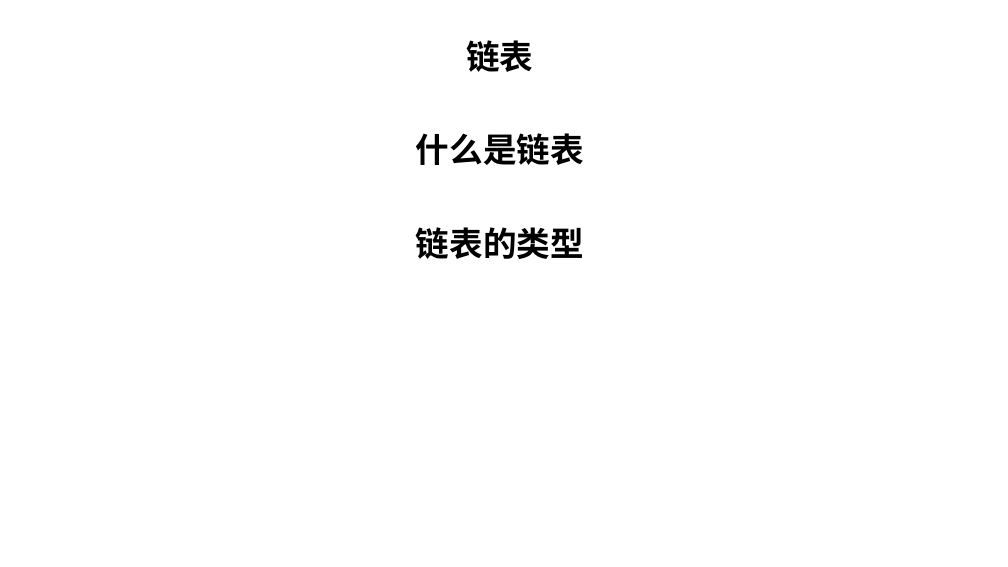
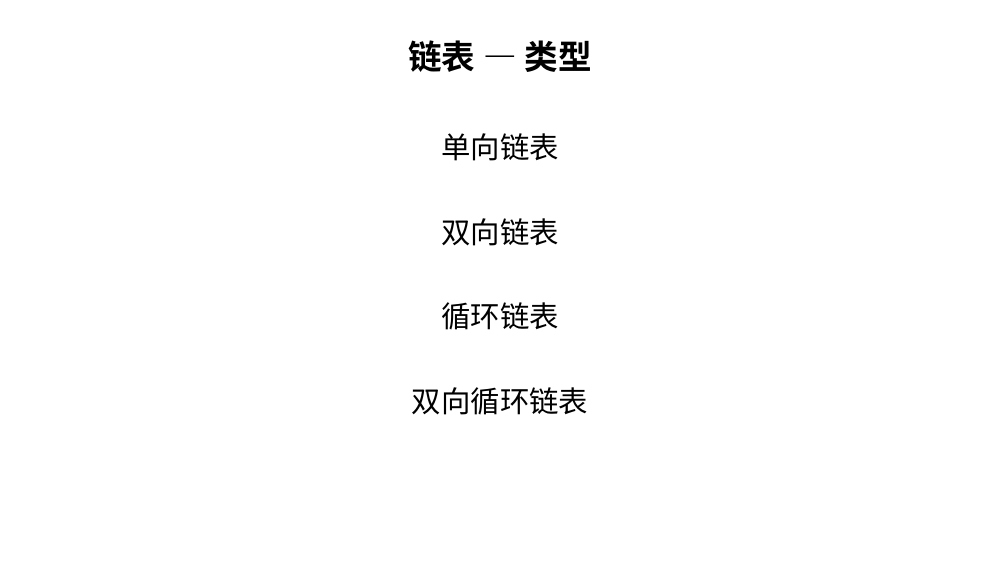
Before and after one commit to sunchong/ALG, a slide deck: slide 28 of ALG/docs/数据结构与算法.pptx (slide 26 before the commit). Drawn at 1008x567 pixels with LibreOffice and Linux fonts; fonts in the diff are those of the drawing. Boxes give left, top, right and bottom in pixels: in the first picture for what was removed or moved away, otherwise in the second. Text is boxed around its words. In the diff, an @@ line names an element or a change of style, - is before the commit and + after.

```diff
--- a/ALG/docs/数据结构与算法.pptx
+++ b/ALG/docs/数据结构与算法.pptx
@@ subtitle at (408, 40, 591, 72): text changed @@
-链表
+链表 — 类型
@@ text at (412, 133, 588, 415): text changed; size 32 to 28 pt; bold off @@
-什么是链表
-链表的类型
+单向链表
+双向链表
+循环链表
+双向循环链表
```
Also in this commit, not shown: 7 other slides changed, 7 slides added, 2 slides removed.
